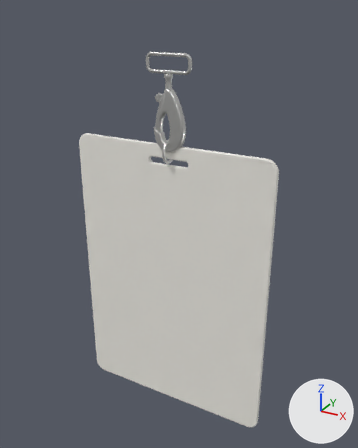
What one commit did to the glTF model public/badge.glb.
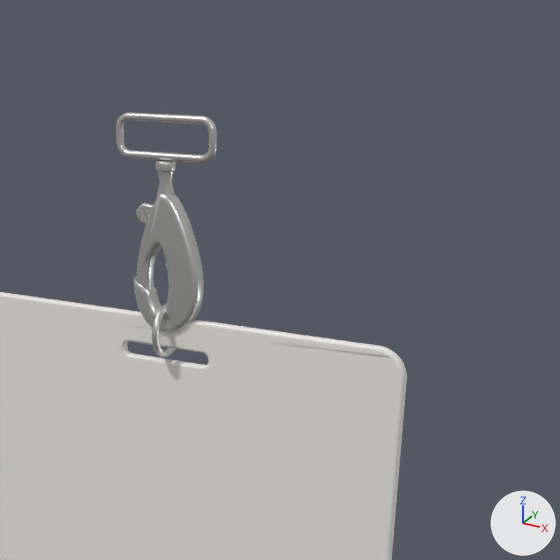
Each version appears first whole from a 50 mm camera at (1.699, -2.947, 2.013) aimed at (0.039, 0.072, 0.504), and next in a close-up on the part from 26% to 98% of the width and 0% to 57% of the height. The lights are fixed; the arrows at lower right show +X, +Y and +Z. The last two pictures show the newer version. Where no turn or scale is listed for an object, it has been applied to the vertices. Vertices at exactly the same position are counted once.

Names of what the first close-up shows: 'card', 'claw', 'collar', 'gate', 'jump', 'neck', 'tab', 'webloop'.
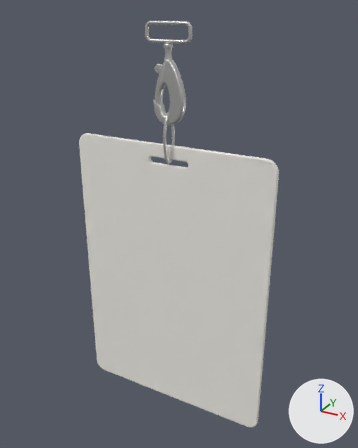
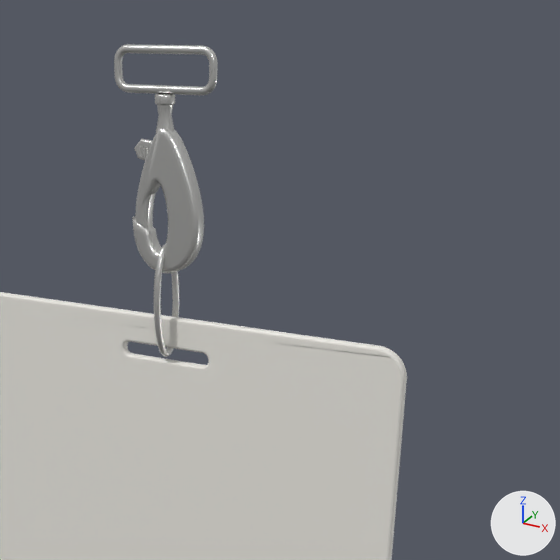
Where the change shows, as pixel boxes [x1, y1, x2, y2] in the close-ups (560 x 560 px):
'claw', moved: before [134, 193, 204, 333]; after [132, 127, 204, 273]
'webloop', moved: before [116, 112, 217, 163]; after [114, 44, 218, 95]
'gate', moved: before [137, 199, 158, 289]; after [135, 133, 157, 229]
'jump', reshaped: before [152, 304, 175, 357]; after [154, 245, 179, 357]
'neck', moved: before [156, 171, 175, 199]; after [156, 105, 174, 133]
'collar', moved: before [156, 160, 176, 172]; after [155, 94, 175, 105]
'tab', moved: before [135, 203, 153, 224]; after [134, 139, 152, 161]

The change, as a list of edits to the scene's bpy script:
```text
Change me_claw:
    used by ob_claw; location = (0.0, 0.0, 0.0)
    remove me_claw.from_pydata(...)  # 1584 vertices, 3164 faces; spans x -0.112..0.124, y -0.03..0.03, z 1.076..1.514
    add me_claw.from_pydata(...)  # 1584 vertices, 3164 faces; spans x -0.112..0.124, y -0.03..0.03, z 1.266..1.704
    me_claw part 1: the whole mesh is moved by (0.0, 0.0, 0.19)
Change me_cylinder:
    used by ob_collar; location = (0.0, 0.0, 0.0)
    remove me_cylinder.from_pydata(...)  # 192 vertices, 380 faces; spans x -0.03..0.03, y -0.03..0.03, z 1.5741..1.6041
    add me_cylinder.from_pydata(...)  # 192 vertices, 380 faces; spans x -0.03..0.03, y -0.03..0.03, z 1.7641..1.7941
    me_cylinder part 2: the whole mesh is moved by (0.0, 0.0, 0.19)
Change me_gate:
    used by ob_gate; location = (0.0, 0.0, 0.0)
    remove me_gate.from_pydata(...)  # 504 vertices, 1004 faces; spans x -0.102..0.013, y -0.022..0.022, z 1.177..1.512
    add me_gate.from_pydata(...)  # 504 vertices, 1004 faces; spans x -0.102..0.013, y -0.022..0.022, z 1.367..1.702
    me_gate part 3: the whole mesh is moved by (0.0, 0.0, 0.19)
Change me_jump:
    used by ob_jump; location = (0.0, 0.0, 0.0)
    remove me_jump.from_pydata(...)  # 576 vertices, 1152 faces; spans x -0.011..0.011, y -0.086..0.086, z 0.992..1.164
    add me_jump.from_pydata(...)  # 672 vertices, 1344 faces; spans x -0.011..0.011, y -0.071..0.071, z 0.992..1.354
    me_jump part 4: 564 vertices removed from x -0.011..0.011, y -0.086..0.086, z 0.993..1.164; 660 vertices added at x -0.011..0.011, y -0.071..0.071, z 0.994..1.354
Change me_neck:
    used by ob_neck; location = (0.0, 0.0, 0.0)
    remove me_neck.from_pydata(...)  # 42 vertices, 80 faces; spans x -0.03..0.03, y -0.0249..0.0249, z 1.4941..1.5741
    add me_neck.from_pydata(...)  # 42 vertices, 80 faces; spans x -0.03..0.03, y -0.0249..0.0249, z 1.6841..1.7641
    me_neck part 5: the whole mesh is moved by (0.0, 0.0, 0.19)
Change me_tab:
    used by ob_tab; location = (0.0, 0.0, 0.0)
    remove me_tab.from_pydata(...)  # 60 vertices, 116 faces; spans x -0.1074..-0.0248, y -0.011..0.011, z 1.3993..1.474
    add me_tab.from_pydata(...)  # 60 vertices, 116 faces; spans x -0.1074..-0.0248, y -0.011..0.011, z 1.5893..1.664
    me_tab part 6: the whole mesh is moved by (0.0, 0.0, 0.19)
Change me_webloop:
    used by ob_webloop; location = (0.0, 0.0, 0.0)
    remove me_webloop.from_pydata(...)  # 432 vertices, 864 faces; spans x -0.172..0.172, y -0.012..0.012, z 1.604..1.738
    add me_webloop.from_pydata(...)  # 432 vertices, 864 faces; spans x -0.172..0.172, y -0.012..0.012, z 1.794..1.928
    me_webloop part 7: the whole mesh is moved by (0.0, 0.0, 0.19)
```
